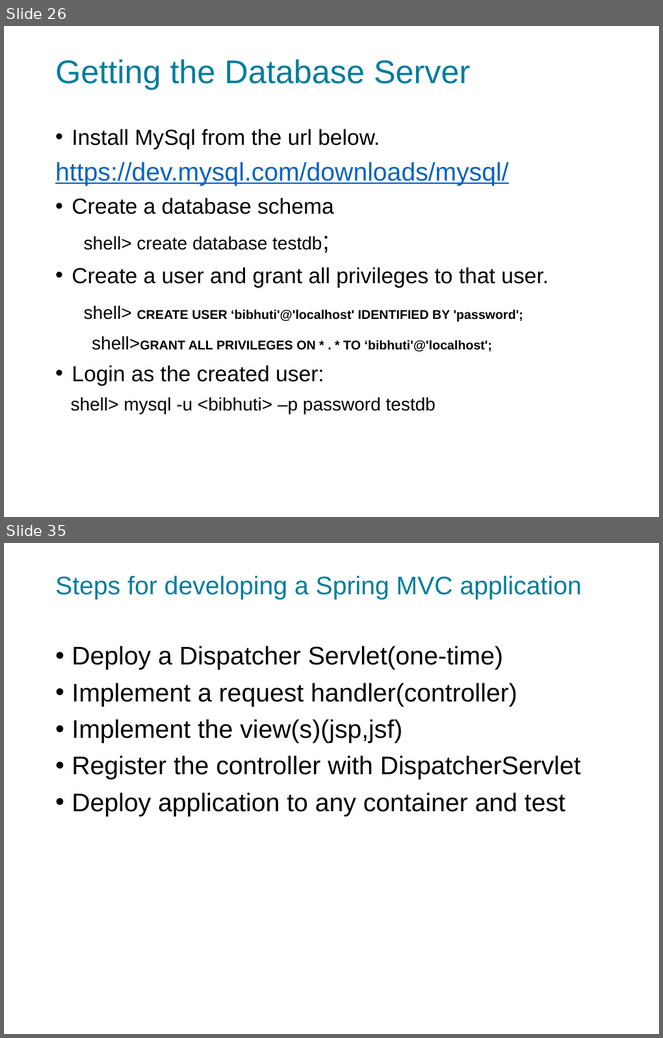
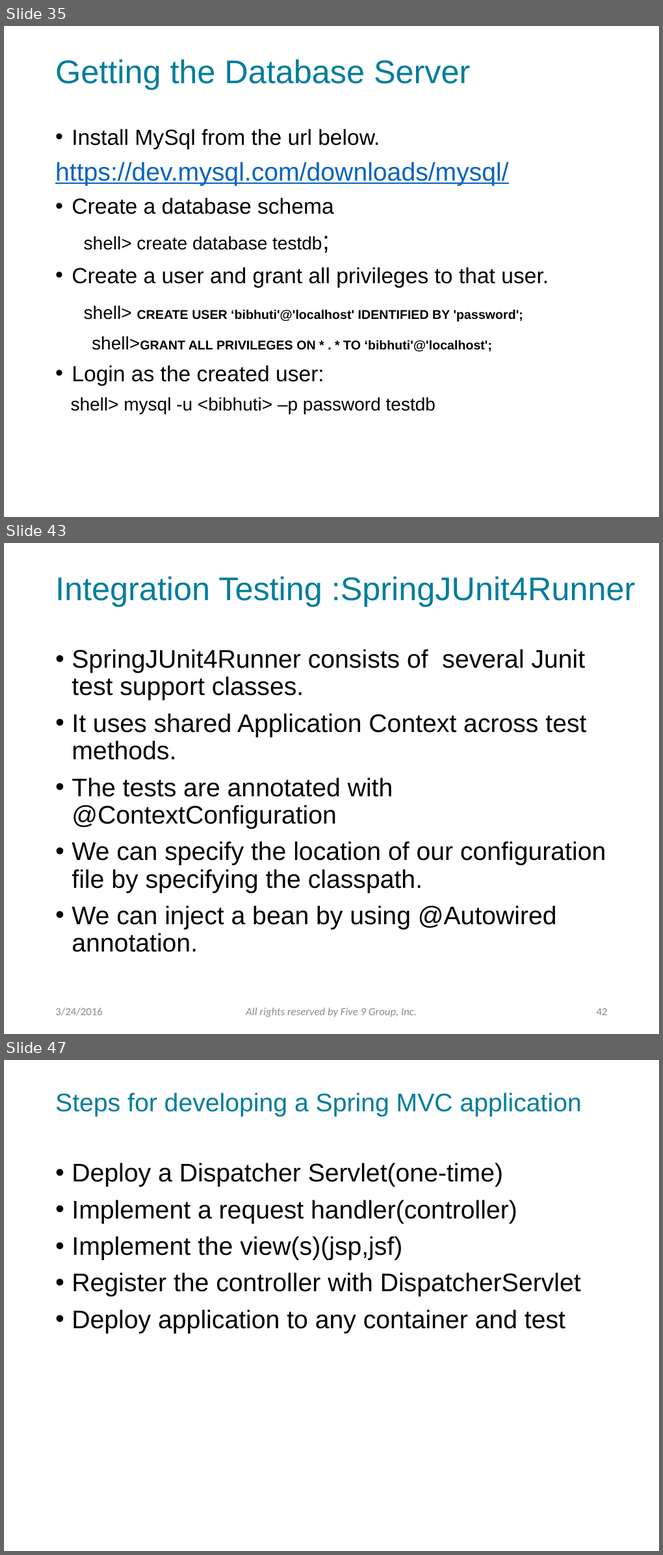
Before and after one commit to f9group/Training, a slide deck: PowerPoints/SpringFramework.pptx. Shown one above the other, each under a label of ours: slides 26 and 35 before the commit, slides 35, 43 and 47 after it; the slides between them are not shown. The pictures are 663x1038 and 663x1555 pixels, drawn with LibreOffice and Linux fonts; fonts in the diff are those of the drawing; background and template pictures are left out. Boxes give left, top, right and bottom in pixels: in the first picture for what was removed or moved away, otherwise in the second. Text is boxed around its words. In the diff, an @@ line names an element or a change of style, - is before the commit and + after.

```diff
--- a/PowerPoints/SpringFramework.pptx
+++ b/PowerPoints/SpringFramework.pptx
@@ slide 43 added at (4, 543, 659, 1034), background picture (left out) @@
@@ title added at (55, 576, 636, 607), 36 pt, text #007D9D @@
+Integration Testing :SpringJUnit4Runner
@@ text added at (72, 649, 606, 953), 28 pt, text #000000 @@
+• SpringJUnit4Runner consists of several Junit test support classes.
+• It uses shared Application Context across test methods.
+• The tests are annotated with @ContextConfiguration
+• We can specify the location of our configuration file by specifying the classpath.
+• We can inject a bean by using @Autowired annotation.
@@ text added at (55, 1008, 102, 1016), 12 pt, text #8C8C8C @@
+3/24/2016
@@ text added at (246, 1008, 417, 1017), 12 pt, text #8C8C8C, italic @@
+All rights reserved by Five 9 Group, Inc.
@@ page number added at (597, 1008, 608, 1016), 12 pt, text #8C8C8C @@
+42
@@ what was slide 26 is now slide 35 @@
@@ what was slide 35 is now slide 47 @@
```
Also in this commit, not shown: 41 slides changed, 25 other slides added, 1 other file.
